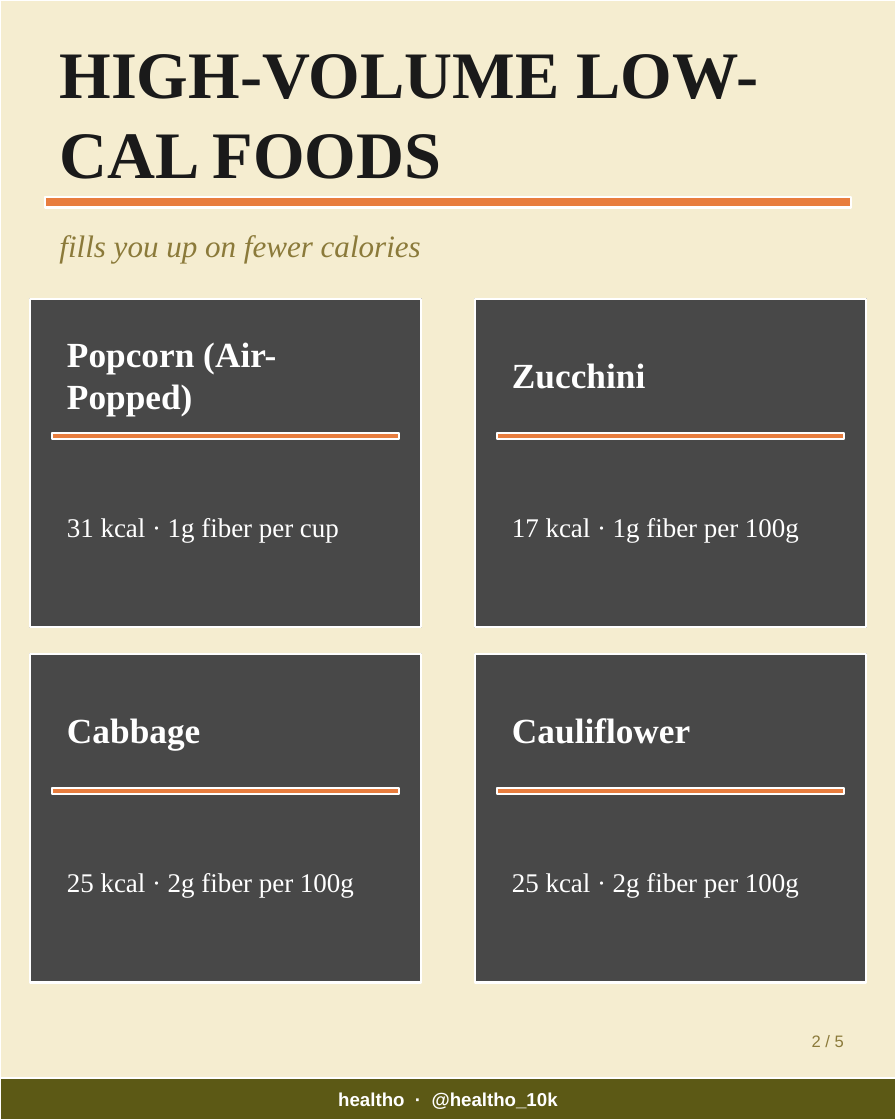
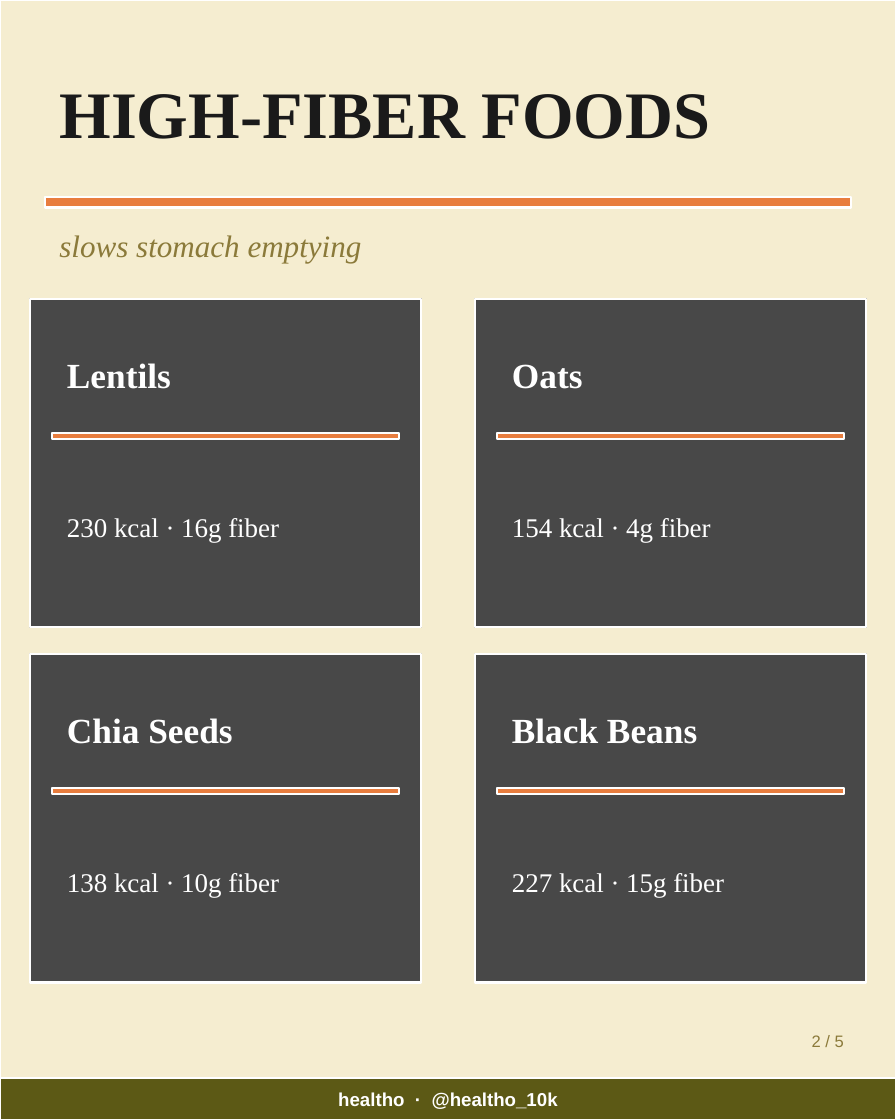
Before and after one commit to healtho-app/healtho, a slide deck: slide 2 of automation/output/latest-carousel.pptx. Drawn at 896x1120 pixels with LibreOffice and Linux fonts; fonts in the diff are those of the drawing; grey boxes stand for pictures. Boxes give left, top, right and bottom in pixels: in the first picture for what was removed or moved away, otherwise in the second. Text is boxed around its words. In the diff, an @@ line names an element or a change of style, - is before the commit and + after.

```diff
--- a/automation/output/latest-carousel.pptx
+++ b/automation/output/latest-carousel.pptx
@@ text at bbox=[59, 94, 711, 139]: text changed @@
-HIGH-VOLUME LOW-CAL FOODS
+HIGH-FIBER FOODS
@@ text at bbox=[59, 235, 362, 263]: text changed @@
-fills you up on fewer calories
+slows stomach emptying
@@ text at bbox=[67, 363, 171, 389]: text changed @@
-Popcorn (Air-Popped)
+Lentils
@@ text at bbox=[512, 364, 583, 389]: text changed @@
-Zucchini
+Oats
@@ text at bbox=[67, 518, 279, 542]: text changed @@
-31 kcal · 1g fiber per cup
+230 kcal · 16g fiber
@@ text at bbox=[512, 518, 711, 542]: text changed @@
-17 kcal · 1g fiber per 100g
+154 kcal · 4g fiber
@@ text at bbox=[67, 718, 232, 744]: text changed @@
-Cabbage
+Chia Seeds
@@ text at bbox=[512, 718, 697, 744]: text changed @@
-Cauliflower
+Black Beans
@@ text at bbox=[67, 873, 279, 898]: text changed @@
-25 kcal · 2g fiber per 100g
+138 kcal · 10g fiber
@@ text at bbox=[512, 873, 724, 898]: text changed @@
-25 kcal · 2g fiber per 100g
+227 kcal · 15g fiber
```
Also in this commit, not shown: 4 other slides changed, 5 other files.
